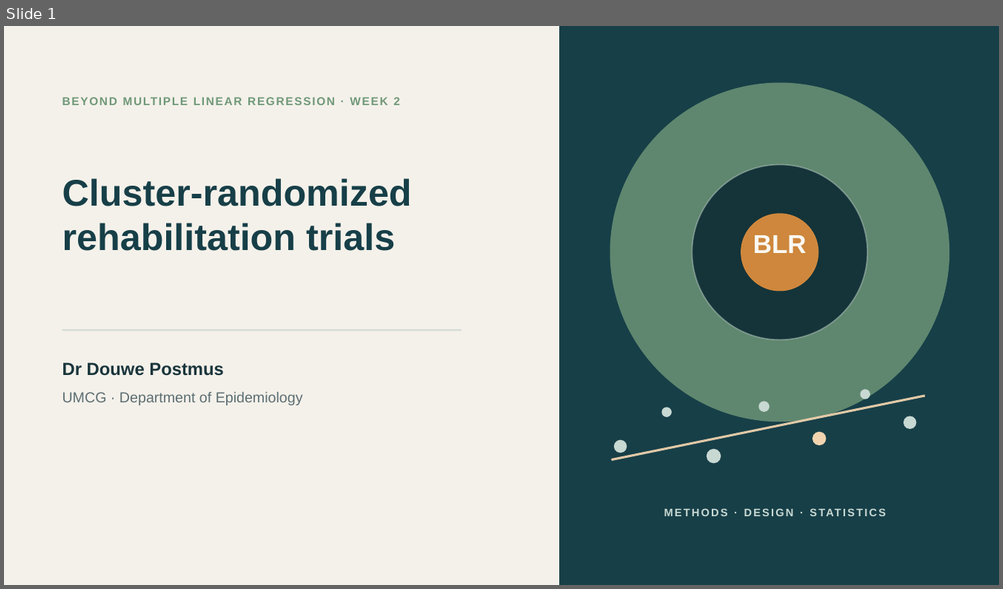
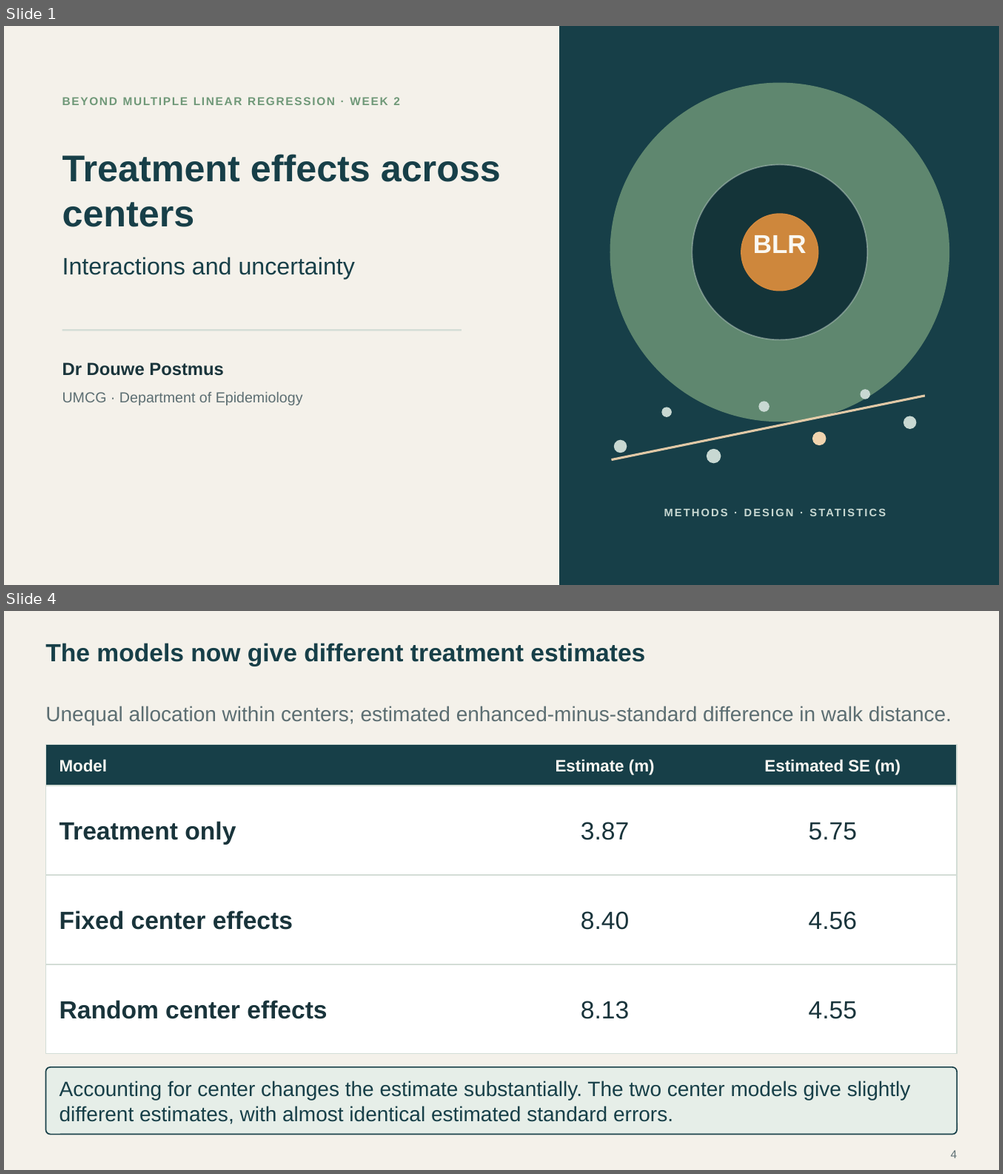
Before and after one commit to Postmus/BeyondMLR, a slide deck: lectures_2627/week2/Beyond_MLR_Week_2.pptx. Shown one above the other, each under a label of ours: slide 1 before the commit, slides 1 and 4 after it; the slides between them are not shown. The pictures are 1003x589 and 1003x1174 pixels, drawn with LibreOffice and Linux fonts; fonts in the diff are those of the drawing. Boxes give left, top, right and bottom in pixels: in the first picture for what was removed or moved away, otherwise in the second. Text is boxed around its words. In the diff, an @@ line names an element or a change of style, - is before the commit and + after.

Commit message:
Develop Week 2 lecture on treatment interactions and uncertainty

```diff
--- a/lectures_2627/week2/Beyond_MLR_Week_2.pptx
+++ b/lectures_2627/week2/Beyond_MLR_Week_2.pptx
@@ slide 4 added at (4,611,999,1170), background #F4F1EA @@
@@ text added at (45,643,645,667), 24 pt, text #173F48, bold @@
+The models now give different treatment estimates
@@ text added at (45,706,951,725), 20 pt, text #5C6E72 @@
+Unequal allocation within centers; estimated enhanced-minus-standard difference in walk distance.
@@ rectangle added at (45,744,957,786), fill #173F48, outline #D3DDD6 1.1 pt @@
@@ text added at (60,759,107,772), 16 pt, text #FAF8F2, bold @@
+Model
@@ text added at (555,759,654,775), 16 pt, text #FAF8F2, bold @@
+Estimate (m)
@@ text added at (764,759,900,775), 16 pt, text #FAF8F2, bold @@
+Estimated SE (m)
@@ rectangle added at (45,786,957,875), fill #FFFFFF, outline #D3DDD6 1.1 pt @@
@@ text added at (60,821,236,845), 24 pt, text #19343B, bold @@
+Treatment only
@@ text added at (580,822,629,840), 24 pt, text #19343B @@
+3.87
@@ text added at (808,823,856,840), 24 pt, text #19343B @@
+5.75
@@ rectangle added at (45,875,957,965), fill #FFFFFF, outline #D3DDD6 1.1 pt @@
@@ text added at (60,911,293,930), 24 pt, text #19343B, bold @@
+Fixed center effects
@@ text added at (580,911,629,930), 24 pt, text #19343B @@
+8.40
@@ text added at (808,911,856,930), 24 pt, text #19343B @@
+4.56
@@ rectangle added at (45,965,957,1054), fill #FFFFFF, outline #D3DDD6 1.1 pt @@
@@ text added at (60,1000,327,1019), 24 pt, text #19343B, bold @@
+Random center effects
@@ text added at (580,1001,629,1019), 24 pt, text #19343B @@
+8.13
@@ text added at (808,1002,856,1019), 24 pt, text #19343B @@
+4.55
@@ rounded rectangle added at (45,1068,957,1135), fill #E6EEE8, outline #173F48 1.2 pt @@
@@ text added at (60,1081,910,1125), 20 pt, text #173F48 @@
+Accounting for center changes the estimate substantially. The two center models give slightly different estimates, with almost identical estimated standard errors.
@@ page number added at (950,1150,957,1159), 11 pt, text #5C6E72 @@
+4
@@ slide 1 changed as well @@
@@ text at (62,154,501,227): text changed @@
-Cluster-randomized rehabilitation trials
+Treatment effects across centers
@@ text added at (62,257,355,279), 23 pt, text #173F48 @@
+Interactions and uncertainty
```
Also in this commit, not shown: 24 other slides added, 8 slides removed, 53 other files.
